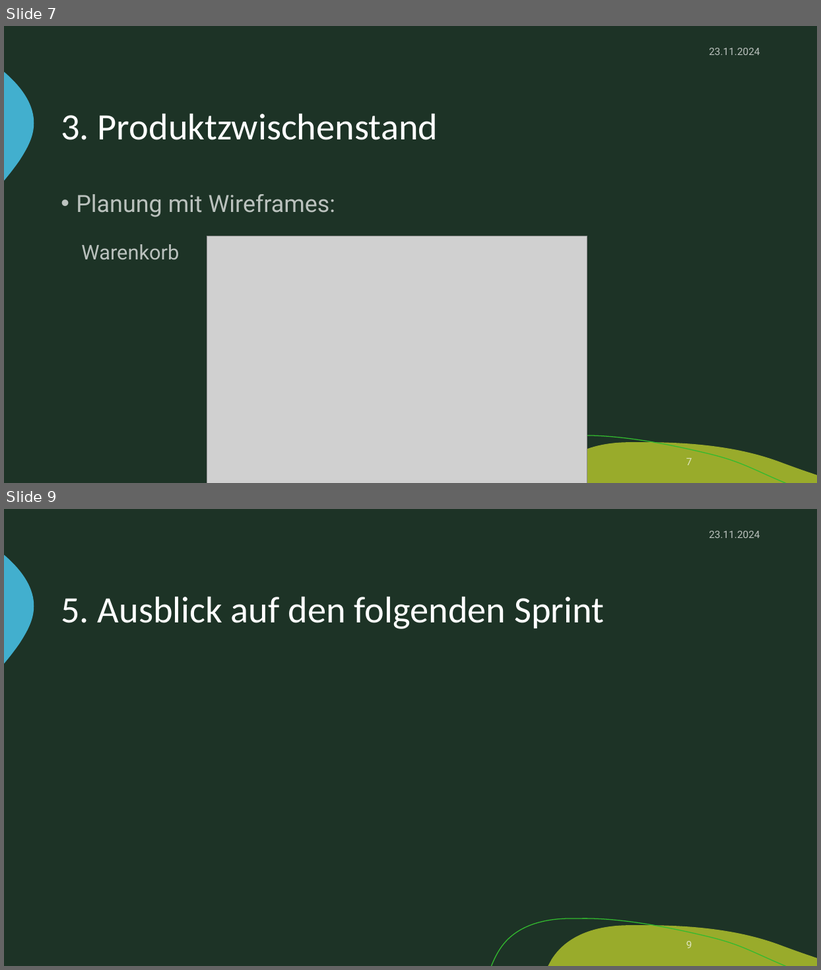
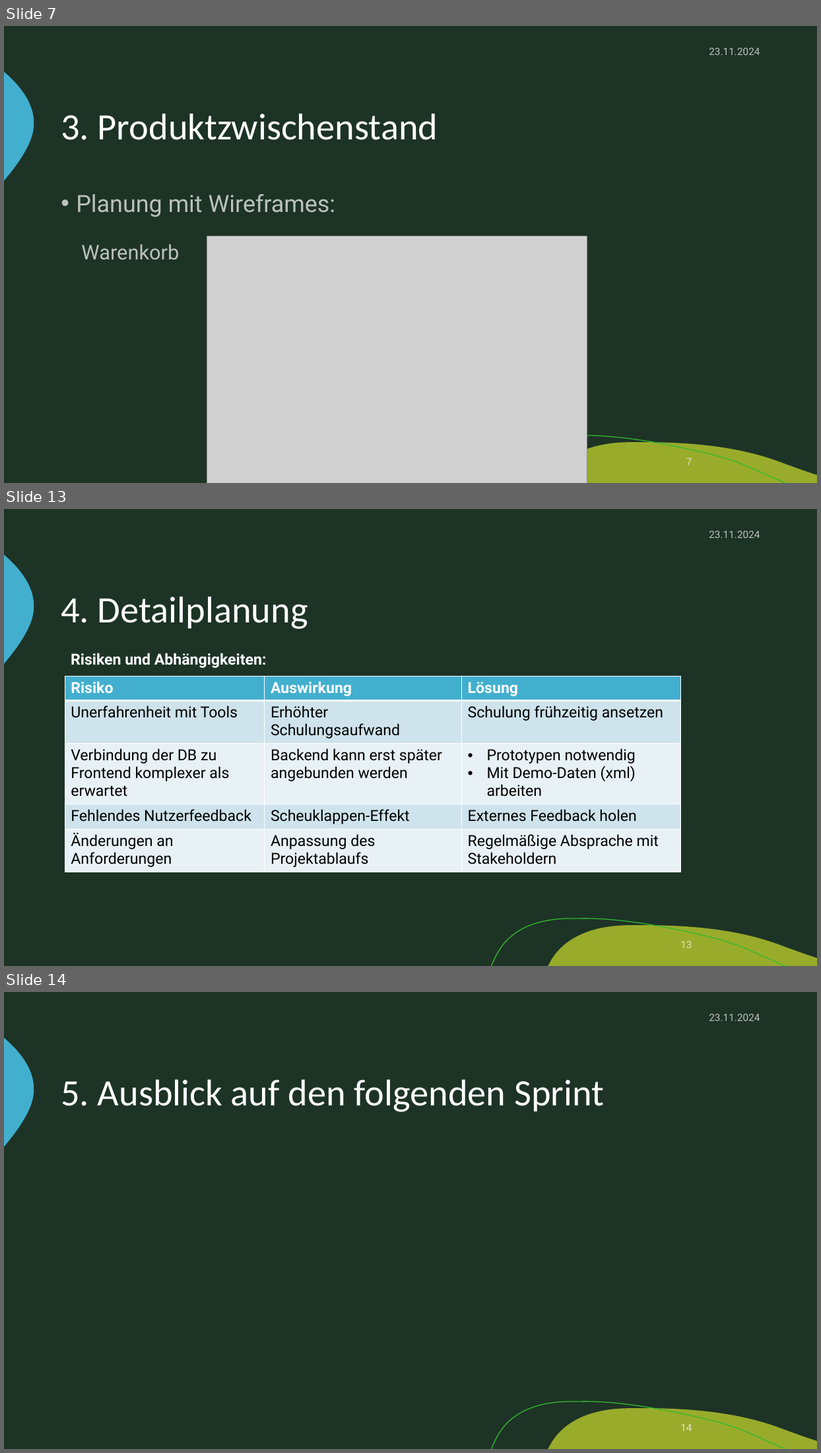
Before and after one commit to zIExpantion/ZumGelbenBach, a slide deck: Dokumente/Sprint-Backlog/Sprint-Backlog1.pptx. Shown one above the other, each under a label of ours: slides 7 and 9 before the commit, slides 7, 13 and 14 after it; the slides between them are not shown. The pictures are 821x970 and 821x1453 pixels, drawn with LibreOffice and Linux fonts; fonts in the diff are those of the drawing; grey boxes stand for pictures; background and template pictures are left out. Boxes give left, top, right and bottom in pixels: in the first picture for what was removed or moved away, otherwise in the second. Text is boxed around its words. In the diff, an @@ line names an element or a change of style, - is before the commit and + after.

Commit message:
Anpassung PowerPoint Sprint 1 + Erstellung Excels für Planung der Sprints

```diff
--- a/Dokumente/Sprint-Backlog/Sprint-Backlog1.pptx
+++ b/Dokumente/Sprint-Backlog/Sprint-Backlog1.pptx
@@ slide 13 added at [4,509,817,966], background #1D3326; not listed: 3 template elements that a slide beside it also shows @@
@@ text added at [709,531,760,538], 12 pt, text #FFFFFF at 70% opacity @@
+23.11.2024
@@ title added at [61,596,308,629], 44 pt, text #FFFFFF @@
+4. Detailplanung
@@ text added at [71,653,267,668], 18 pt, text #FFFFFF, bold @@
+Risiken und Abhängigkeiten:
@@ table added at [65,676,682,872], 5 rows, 3 columns @@
+Risiko | Auswirkung | Lösung
+Unerfahrenheit mit Tools | Erhöhter Schulungsaufwand | Schulung frühzeitig ansetzen
+Verbindung der DB zu Frontend komplexer als erwartet | Backend kann erst später angebunden werden | Prototypen notwendig / Mit Demo-Daten (xml) arbeiten
+Fehlendes Nutzerfeedback | Scheuklappen-Effekt | Externes Feedback holen
+Änderungen an Anforderungen | Anpassung des Projektablaufs | Regelmäßige Absprache mit Stakeholdern
@@ page number added at [680,941,692,949], 12 pt, text #FFFFFF at 70% opacity @@
+13
@@ what was slide 9 is now slide 14 @@
@@ page number at [680,1424,692,1432]: text changed @@
-9
+14
```
Also in this commit, not shown: 1 slide changed, 4 other slides added, 3 other files.
